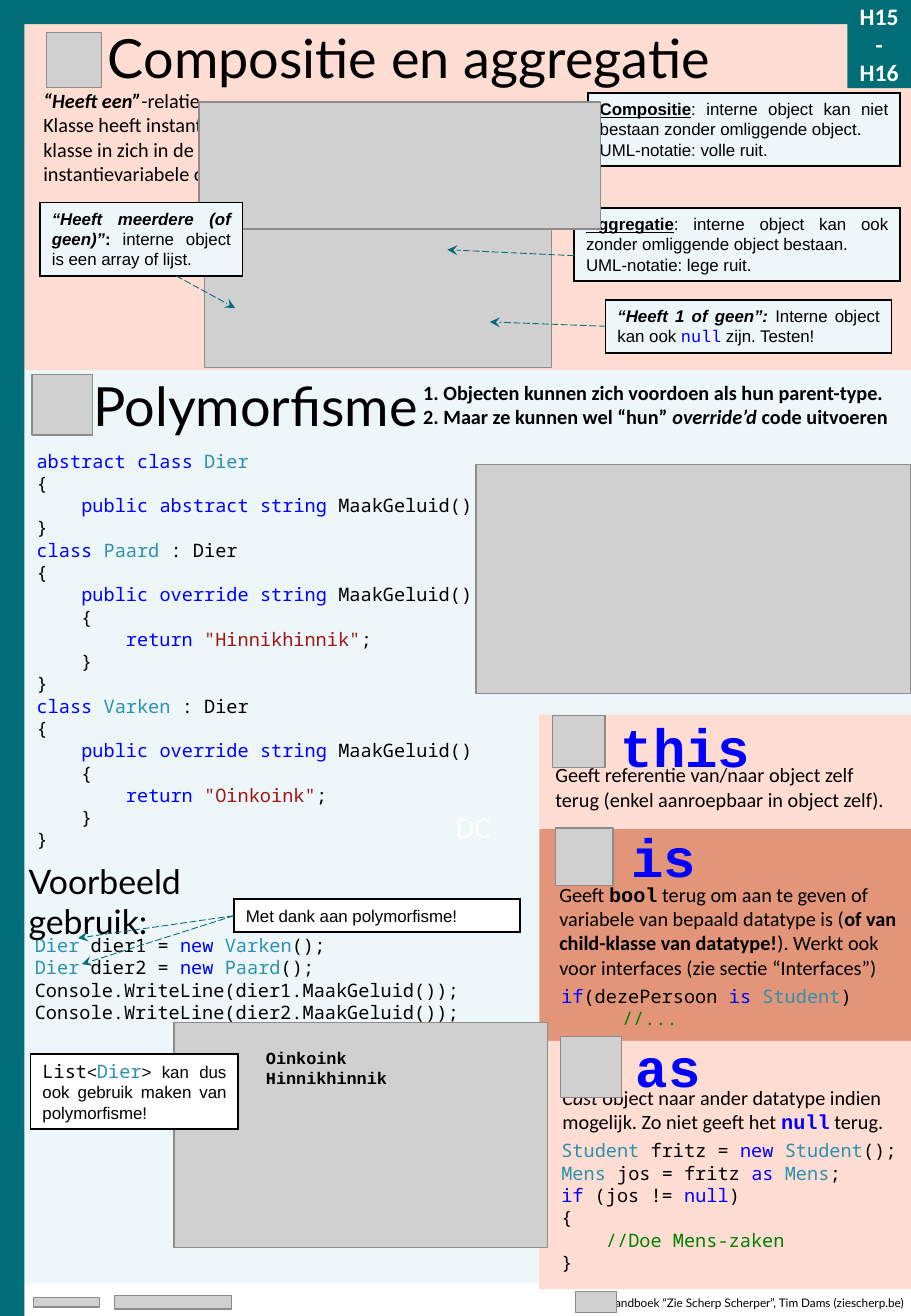
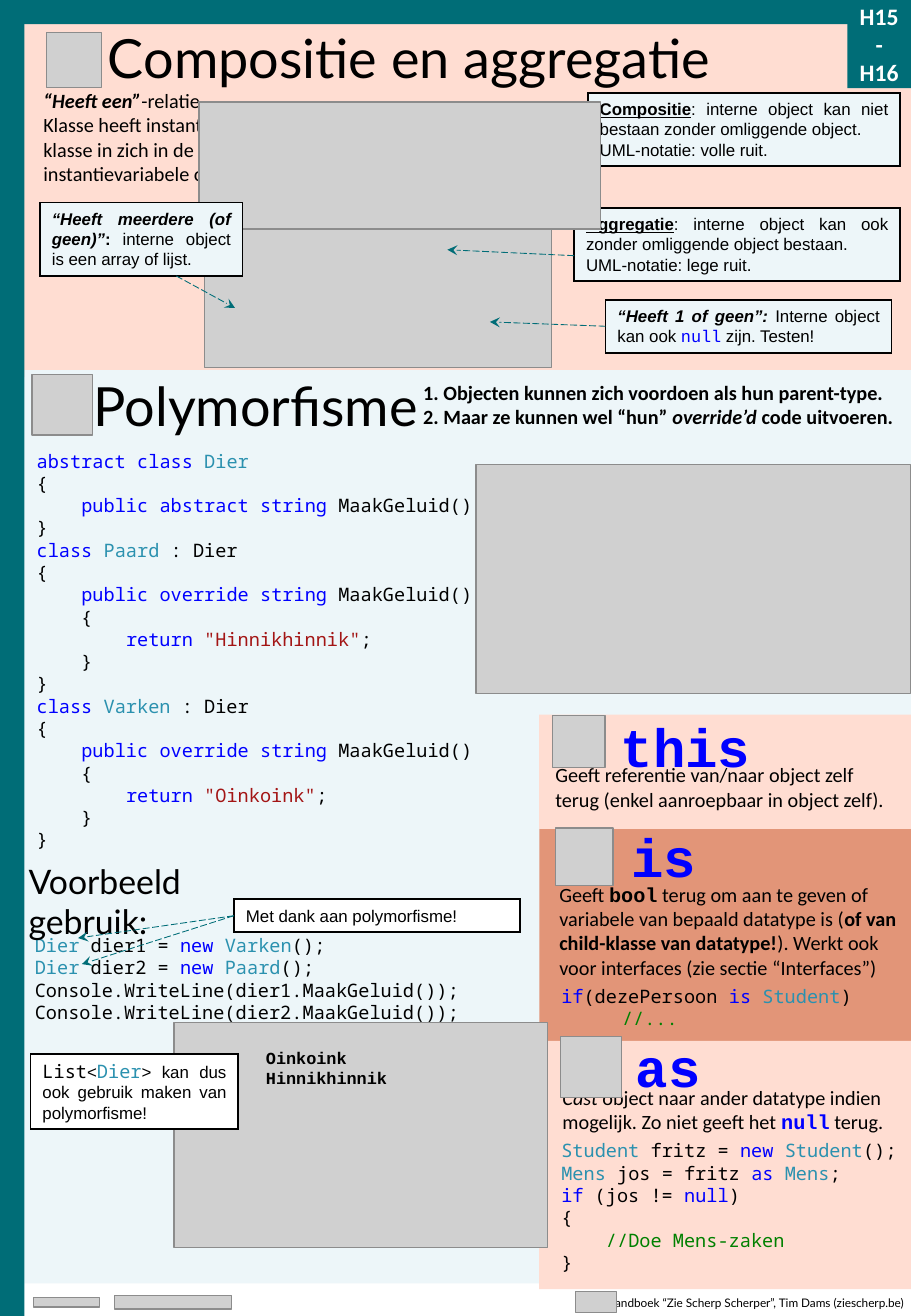
Before and after one commit to timdams/ziescherpscherper_gitbook, a slide deck: slide 8 of _SLIDES/anatomie van een klasse - zie scherp scherp infographic - kopie.pptx (slide 5 before the commit). Drawn at 911x1316 pixels with LibreOffice and Linux fonts; fonts in the diff are those of the drawing; grey boxes stand for pictures; background and template pictures are left out. Boxes give left, top, right and bottom in pixels: in the first picture for what was removed or moved away, otherwise in the second. Text is boxed around its words. In the diff, an @@ line names an element or a change of style, - is before the commit and + after.

```diff
--- a/_SLIDES/anatomie van een klasse - zie scherp scherp infographic - kopie.pptx
+++ b/_SLIDES/anatomie van een klasse - zie scherp scherp infographic - kopie.pptx
@@ text in rectangle at (24,370,911,1284): text removed @@
-DC
@@ text at (423,409,893,424): text changed @@
-2. Maar ze kunnen wel “hun” override’d code uitvoeren
+2. Maar ze kunnen wel “hun” override’d code uitvoeren.
```
Also in this commit, not shown: 3 slides added, 18 other files.
